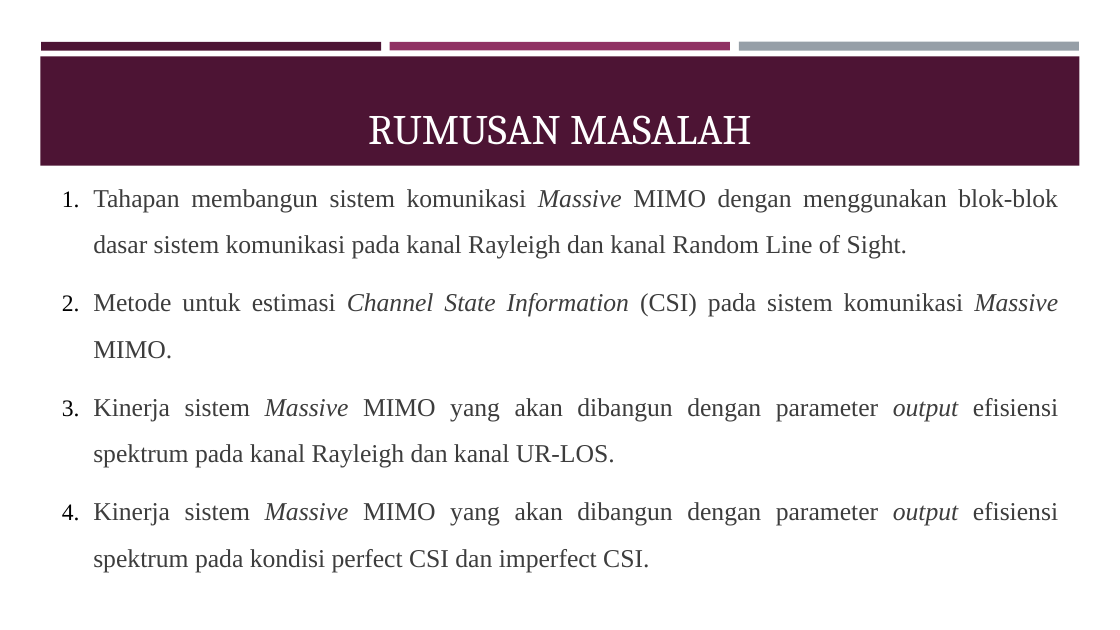
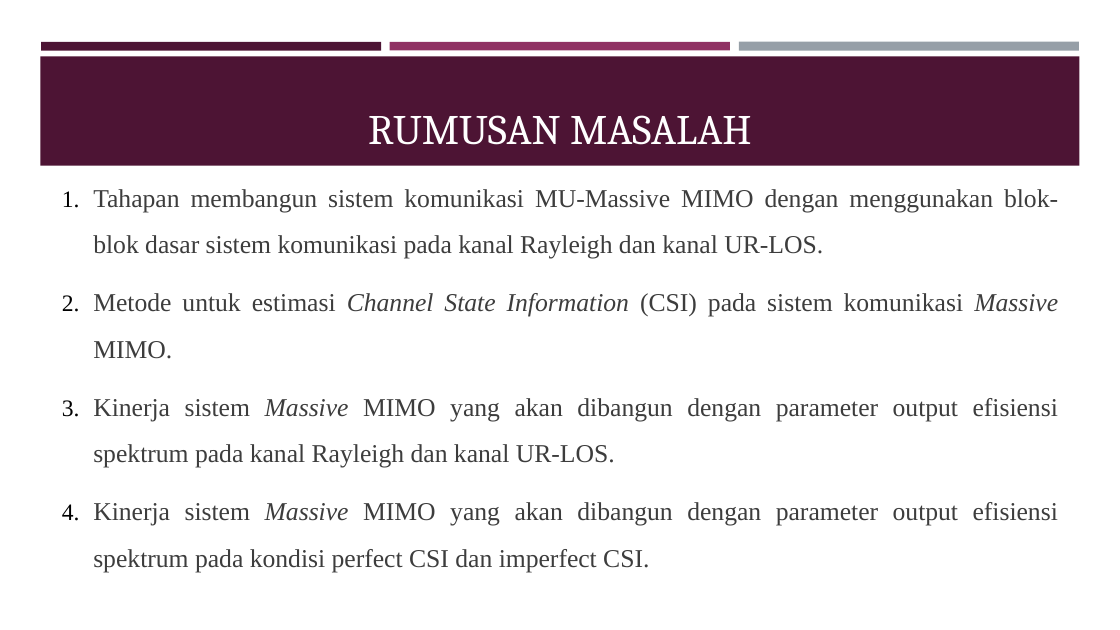
Before and after one commit to pudjamansyurin/al-massive-mimo, a slide deck: slide 4 of DOC/SIDANG TESIS/presentasi [Autosaved].pptx. Drawn at 1120x630 pixels with LibreOffice and Linux fonts; fonts in the diff are those of the drawing. Boxes give left, top, right and bottom in pixels: in the first picture for what was removed or moved away, otherwise in the second. Text is boxed around its words. In the diff, an @@ line names an element or a change of style, - is before the commit and + after.

```diff
--- a/DOC/SIDANG TESIS/presentasi [Autosaved].pptx
+++ b/DOC/SIDANG TESIS/presentasi [Autosaved].pptx
@@ text at (93,189,1058,259): text changed @@
-1. Tahapan membangun sistem komunikasi Massive MIMO dengan menggunakan blok-blok dasar sistem komunikasi pada kanal Rayleigh dan kanal Random Line of Sight.
+1. Tahapan membangun sistem komunikasi MU-Massive MIMO dengan menggunakan blok-blok dasar sistem komunikasi pada kanal Rayleigh dan kanal UR-LOS.
@@ text at (93,398,1058,572): italic off in "output", "output" @@
```
Also in this commit, not shown: 14 other slides changed, 7 slides removed, 4 other files.
